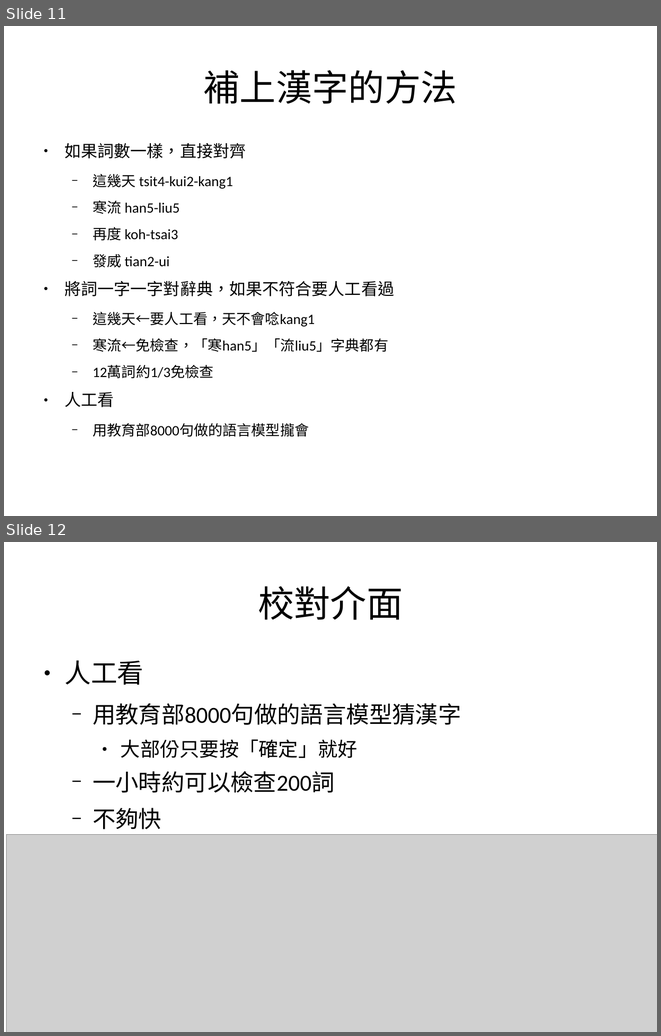
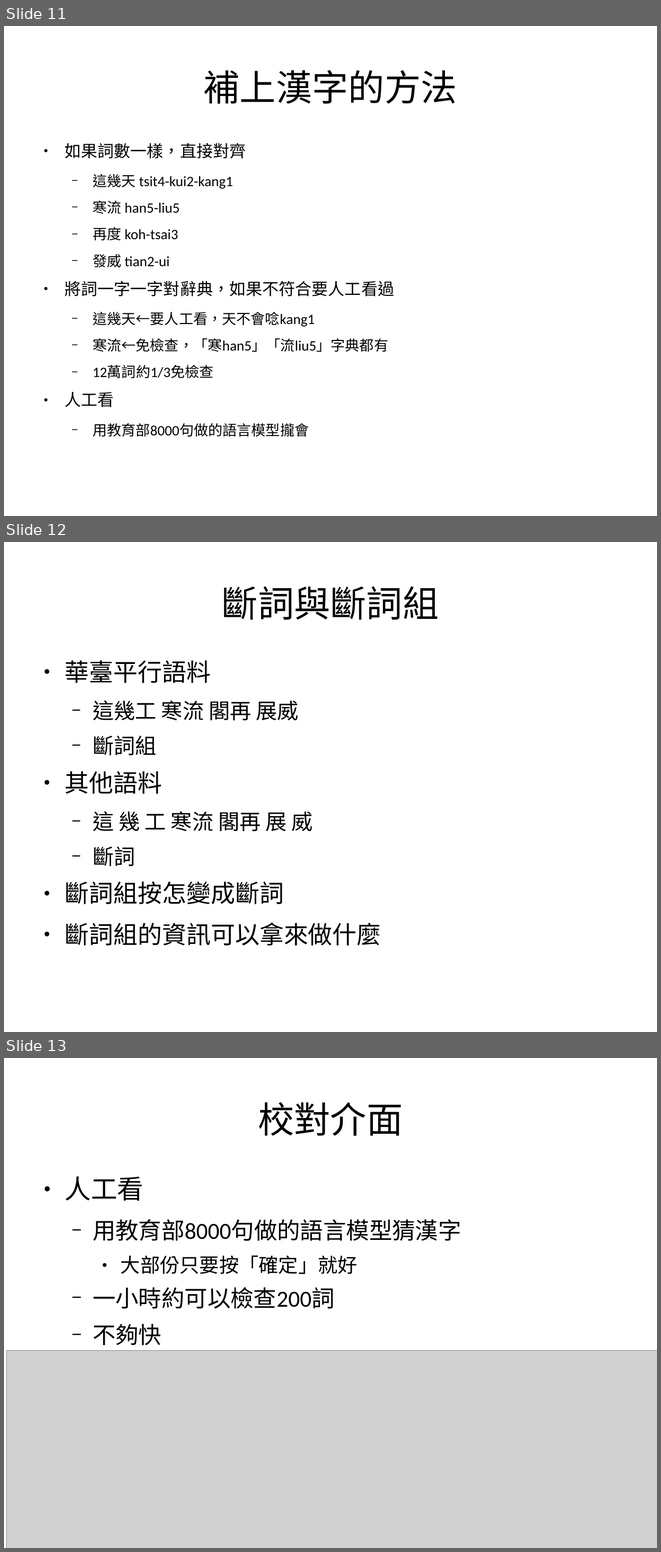
Before and after one commit to sih4sing5hong5/po3-ko3_tau5-iann2-phinn3, a slide deck: 翻譯報告.odp. Shown one above the other, each under a label of ours: slides 11 and 12 before the commit, slides 11, 12 and 13 after it. The pictures are 661x1036 and 661x1552 pixels, drawn with LibreOffice and Linux fonts; fonts in the diff are those of the drawing; grey boxes stand for pictures. Boxes give left, top, right and bottom in pixels: in the first picture for what was removed or moved away, otherwise in the second. Text is boxed around its words. In the diff, an @@ line names an element or a change of style, - is before the commit and + after.

Commit message:
加斷詞組的問題 丞宏

```diff
--- a/翻譯報告.odp
+++ b/翻譯報告.odp
@@ slide 12 added at box(4, 542, 657, 1032), background #FFFFFF @@
@@ title added at box(222, 586, 439, 620), 44 pt, text #000000 @@
+斷詞與斷詞組
@@ text added at box(64, 660, 381, 945), 29.6 pt, text #000000 @@
+● 華臺平行語料
+  − 這幾工 寒流 閣再 展威
+  − 斷詞組
+● 其他語料
+  − 這 幾 工 寒流 閣再 展 威
+  − 斷詞
+● 斷詞組按怎變成斷詞
+● 斷詞組的資訊可以拿來做什麼
@@ what was slide 12 is now slide 13 @@
```
Also in this commit, not shown: 2 slides changed.
